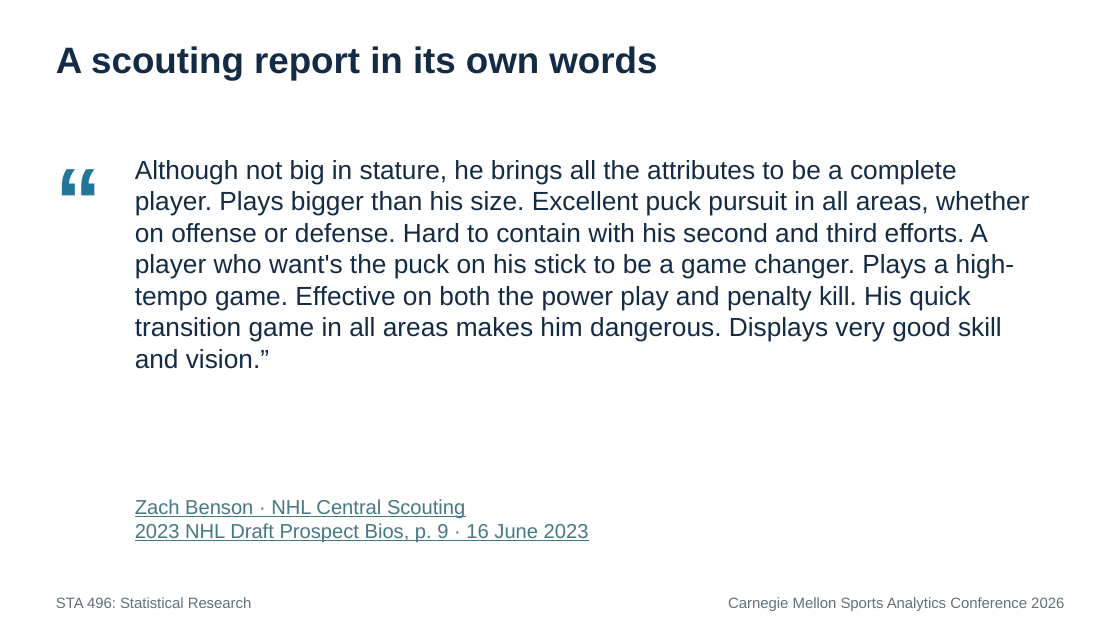
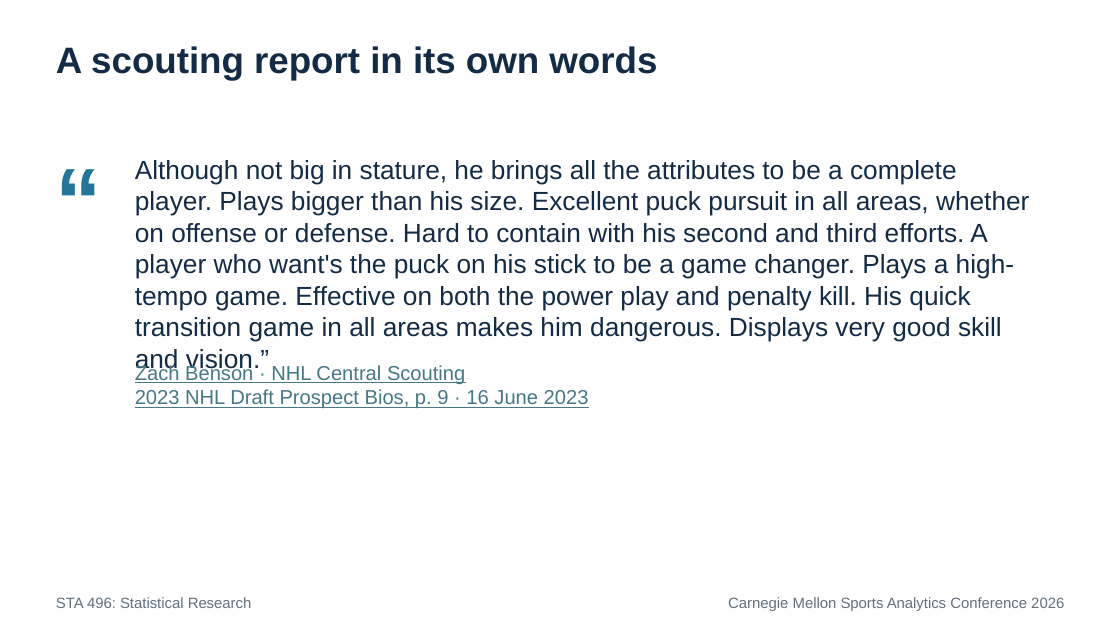
Before and after one commit to RentoSaijo/CSAx_STA496, a slide deck: slide 23 of reports/presentation.pptx. Drawn at 1120x630 pixels with LibreOffice and Linux fonts; fonts in the diff are those of the drawing. Boxes give left, top, right and bottom in pixels: in the first picture for what was removed or moved away, otherwise in the second. Text is boxed around its words. In the diff, an @@ line names an element or a change of style, - is before the commit and + after.

Commit message:
Refine presentation layout

```diff
--- a/reports/presentation.pptx
+++ b/reports/presentation.pptx
@@ text "Although not big in stature, ..." rewrapped from box(135, 160, 1029, 369) to box(135, 160, 1029, 342) @@
@@ text "Zach Benson · NHL Central ...": place and size @@
-text "Zach Benson · NHL Central ..." at box(135, 499, 589, 542)
+text "Zach Benson · NHL Central ..." at box(135, 364, 589, 408)
```
Also in this commit, not shown: 6 other slides changed.
